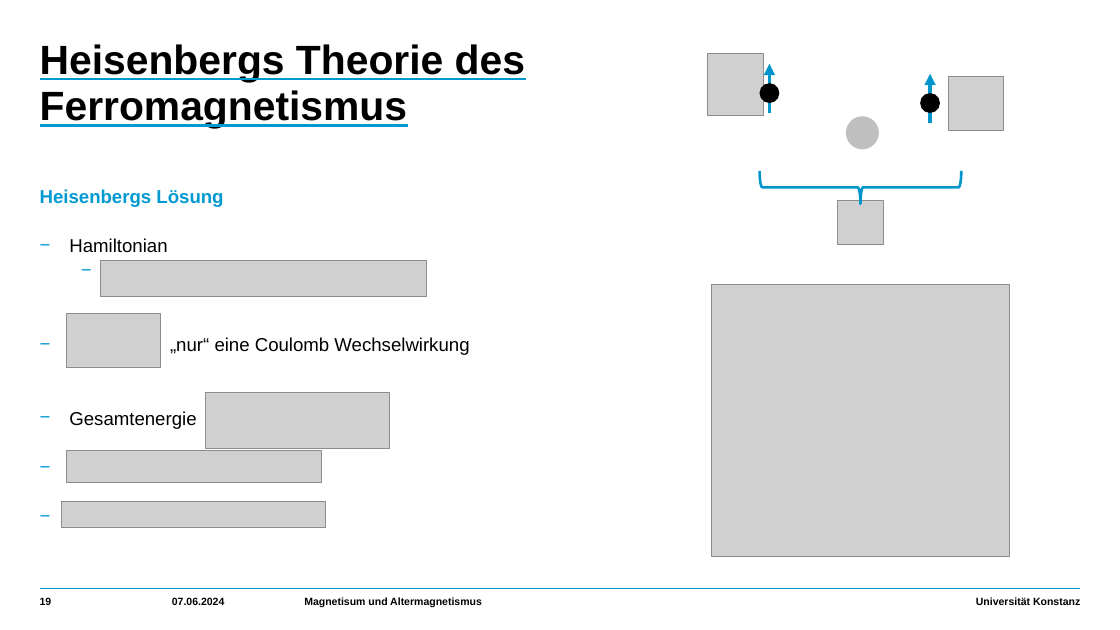
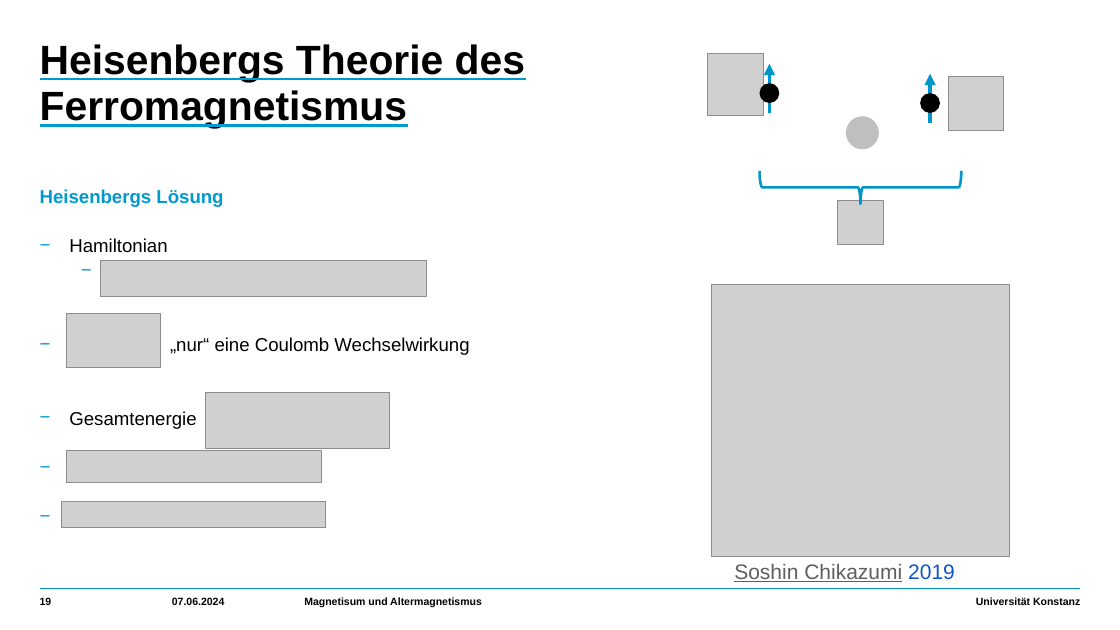
Before and after one commit to HolykingJulex/EstimateSeminar, a slide deck: slide 19 of Vortrag.pptx. Drawn at 1120x630 pixels with LibreOffice and Linux fonts; fonts in the diff are those of the drawing; grey boxes stand for pictures; background and template pictures are left out. Boxes give left, top, right and bottom in pixels: in the first picture for what was removed or moved away, otherwise in the second. Text is boxed around its words. In the diff, an @@ line names an element or a change of style, - is before the commit and + after.

```diff
--- a/Vortrag.pptx
+++ b/Vortrag.pptx
@@ text added at box(734, 564, 955, 582), 18 pt, text #5F5F5F, underline @@
+Soshin Chikazumi 2019
```
Also in this commit, not shown: 6 other slides changed, 7 slides added, 2 slides removed, 14 other files.
